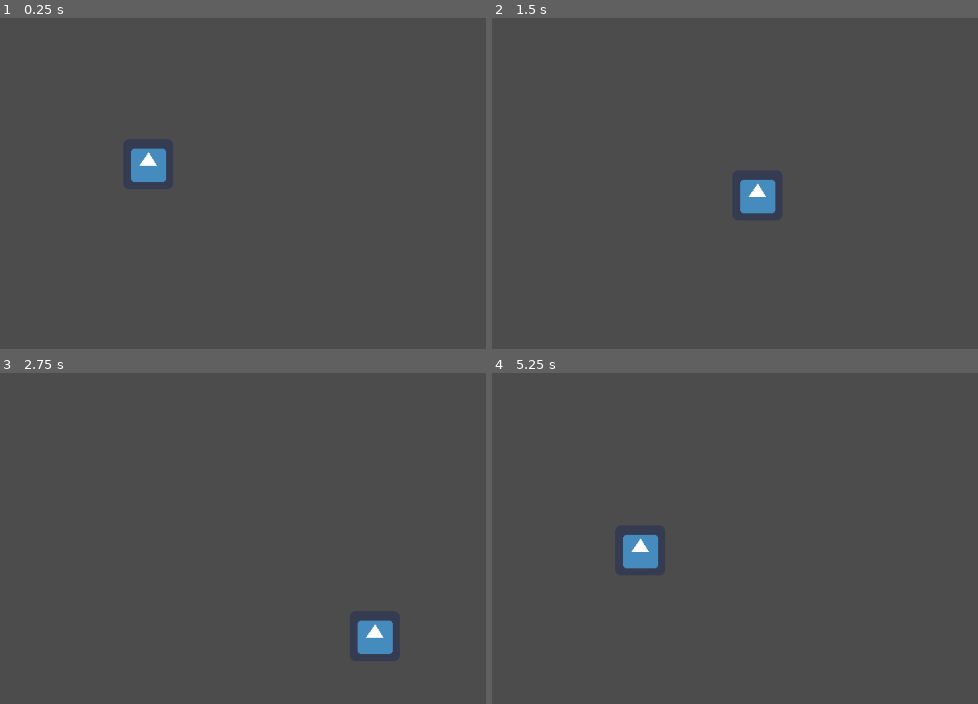
Above: before the commit, frames 1-4 (two rows, left to right).
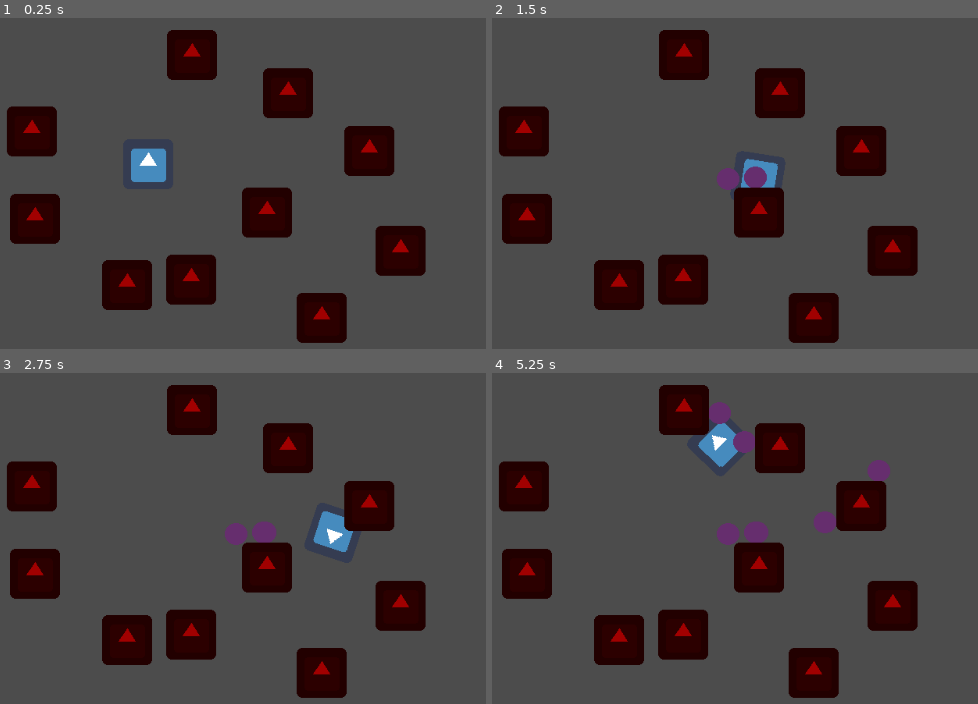
Above: after the commit, the same moments.

Repository: MetRiko/Orter
Game: Godot game, scene res://Root.tscn
Same seed, same stepped clock (60 frames per second), same inputs: the game is played once before the commit and once after it. The engine's default icon, where the game draws it, is replaced by a stand-in: a white triangle on a blue panel in a dark square.
Inputs (mouse positions are in pixels of both pictures, inside the frame that each line leads up to):
- Up to frame 1 (0.25 s): no input
- Up to frame 2 (1.5 s): tap Enter at 0.5 s; move the mouse to (outside the picture) at 0.52 s; hold Right (ui_right) 0.53-1.28 s; hold Space (shoot, bound only after the commit) 0.53-1.28 s; move the mouse to (681, 272) at 1.27 s; hold Down (ui_down) from 1.28 s (still down); tap Space (shoot, bound only after the commit) at 1.35 s
- Up to frame 3 (2.75 s): move the mouse to (427, 502) at 2.02 s; release Down (ui_down) at 2.03 s; hold Right (ui_right) from 2.03 s (still down); hold Space (shoot, bound only after the commit) from 2.03 s (still down)
- Up to frame 4 (5.25 s): move the mouse to (803, 697) at 2.77 s; release Right (ui_right) at 2.78 s; release Space (shoot, bound only after the commit) at 2.78 s; hold Up (ui_up) 2.78-3.53 s; tap Space (shoot, bound only after the commit) at 2.85, 4.35 s; move the mouse to (outside the picture) at 3.52 s; hold Space (shoot, bound only after the commit) 3.53-4.28 s; hold Left (ui_left) 3.53-5.03 s; move the mouse to (598, 535) at 4.27 s; move the mouse to (880, 604) at 5.02 s; hold Down (ui_down) from 5.03 s (still down); hold Space (shoot, bound only after the commit) from 5.03 s (still down)

The runs differ from the first frame. In frame 1, 15% of the frame differs, in the area x 1-88%, y 3-99%; in frame 2, 16%; in frame 3, 17%; in frame 4, 18%.

Commit message:
Added xD

Diff:
--- a/project/Player/Player.gd
+++ b/project/Player/Player.gd
@@ -1,4 +1,8 @@
 extends KinematicBody2D
+
+signal ourSignal
+
+var sBullet = preload("res://weapon/Bullet.tscn")
 
 var vel = Vector2()
 
@@ -14,3 +18,27 @@
 		vel.y = 1.0
 
 	move_and_slide(vel.normalized()*200.0)
+
+	#ready
+	#init
+	#enter_tree
+
+func _input(event):
+	if event.is_action_pressed("shoot"):
+		shoot()
+
+func shoot():
+
+	var bullet = sBullet.instance()
+	Game.getCurrentStage().addProjectile(bullet)
+	bullet.global_position = global_position
+
+	var vec = get_global_mouse_position() - global_position
+	vec = vec.normalized() * 10.0
+	bullet.setVelocity(vec)
+
+func _ready():
+	$Timer.connect("timeout", self, "_onTimer_timeout")
+
+func _onTimer_timeout():
+	rotate(30)
--- a/project/Player/Player.tscn
+++ b/project/Player/Player.tscn
@@ -11,10 +11,11 @@
 [node name="Player" type="KinematicBody2D"]
 
 input_pickable = false
-collision_layer = 1
+collision_layer = 2
 collision_mask = 1
 collision/safe_margin = 0.08
 script = ExtResource( 1 )
+_sections_unfolded = [ "Collision" ]
 
 [node name="CollisionShape2D" type="CollisionShape2D" parent="." index="0"]
 
@@ -23,3 +24,10 @@
 [node name="Sprite" type="Sprite" parent="." index="1"]
 
 texture = ExtResource( 2 )
+
+[node name="Timer" type="Timer" parent="." index="2"]
+
+process_mode = 1
+wait_time = 1.0
+one_shot = false
+autostart = true
--- /dev/null
+++ b/project/Stages/Level.gd
@@ -0,0 +1,4 @@
+extends Node2D
+
+func addProjectile(node):
+	$Projectiles.add_child(node)
--- a/project/Stages/Level.tscn
+++ b/project/Stages/Level.tscn
@@ -1,9 +1,57 @@
-[gd_scene load_steps=2 format=2]
+[gd_scene load_steps=4 format=2]
 
-[ext_resource path="res://Player/Player.tscn" type="PackedScene" id=1]
+[ext_resource path="res://Stages/Level.gd" type="Script" id=1]
+[ext_resource path="res://Player/Player.tscn" type="PackedScene" id=2]
+[ext_resource path="res://Tiles/Tile.tscn" type="PackedScene" id=3]
 
-[node name="Level" type="Node2D" index="0"]
+[node name="Level" type="Node2D"]
 
-[node name="Player" parent="." index="0" instance=ExtResource( 1 )]
+script = ExtResource( 1 )
+
+[node name="Player" parent="." index="0" instance=ExtResource( 2 )]
 
 position = Vector2( 255.241, 189.987 )
+
+[node name="Projectiles" type="Node2D" parent="." index="1"]
+
+[node name="Tiles" type="Node2D" parent="." index="2"]
+
+[node name="Tile" parent="Tiles" index="0" instance=ExtResource( 3 )]
+
+position = Vector2( 106, 148 )
+
+[node name="Tile2" parent="Tiles" index="1" instance=ExtResource( 3 )]
+
+position = Vector2( 110, 260 )
+
+[node name="Tile3" parent="Tiles" index="2" instance=ExtResource( 3 )]
+
+position = Vector2( 228, 345 )
+
+[node name="Tile4" parent="Tiles" index="3" instance=ExtResource( 3 )]
+
+position = Vector2( 477, 387 )
+
+[node name="Tile5" parent="Tiles" index="4" instance=ExtResource( 3 )]
+
+position = Vector2( 578, 301 )
+
+[node name="Tile6" parent="Tiles" index="5" instance=ExtResource( 3 )]
+
+position = Vector2( 310, 338 )
+
+[node name="Tile7" parent="Tiles" index="6" instance=ExtResource( 3 )]
+
+position = Vector2( 407, 252 )
+
+[node name="Tile8" parent="Tiles" index="7" instance=ExtResource( 3 )]
+
+position = Vector2( 538, 173 )
+
+[node name="Tile9" parent="Tiles" index="8" instance=ExtResource( 3 )]
+
+position = Vector2( 434, 99 )
+
+[node name="Tile10" parent="Tiles" index="9" instance=ExtResource( 3 )]
+
+position = Vector2( 311, 50 )
--- /dev/null
+++ b/project/Tiles/Tile.tscn
@@ -0,0 +1,30 @@
+[gd_scene load_steps=3 format=2]
+
+[ext_resource path="res://icon.png" type="Texture" id=1]
+
+[sub_resource type="RectangleShape2D" id=1]
+
+custom_solver_bias = 0.0
+extents = Vector2( 32.0656, 31.9576 )
+
+[node name="Tile" type="StaticBody2D"]
+
+input_pickable = false
+collision_layer = 1
+collision_mask = 0
+constant_linear_velocity = Vector2( 0, 0 )
+constant_angular_velocity = 0.0
+friction = 1.0
+bounce = 0.0
+_sections_unfolded = [ "Collision" ]
+
+[node name="Sprite" type="Sprite" parent="." index="0"]
+
+modulate = Color( 0.632813, 0, 0, 1 )
+texture = ExtResource( 1 )
+_sections_unfolded = [ "Visibility" ]
+
+[node name="CollisionShape2D" type="CollisionShape2D" parent="." index="1"]
+
+shape = SubResource( 1 )
+_sections_unfolded = [ "Transform" ]
--- a/project/project.godot
+++ b/project/project.godot
@@ -13,6 +13,10 @@
 config/name="Orter"
 run/main_scene="res://Root.tscn"
 config/icon="res://icon.png"
+
+[autoload]
+
+Game="*res://singletons/Game.tscn"
 
 [importer_defaults]
 
@@ -35,6 +39,18 @@
 "svg/scale": 1.0
 }
 
+[input]
+
+shoot=[ Object(InputEventKey,"resource_local_to_scene":false,"resource_name":"","device":0,"alt":false,"shift":false,"control":false,"meta":false,"command":false,"pressed":false,"scancode":32,"unicode":0,"echo":false,"script":null)
+, Object(InputEventMouseButton,"resource_local_to_scene":false,"resource_name":"","device":0,"alt":false,"shift":false,"control":false,"meta":false,"command":false,"button_mask":0,"position":Vector2( 0, 0 ),"global_position":Vector2( 0, 0 ),"factor":1.0,"button_index":1,"pressed":false,"doubleclick":false,"script":null)
+ ]
+
+[layer_names]
+
+2d_physics/layer_1="Tiles"
+2d_physics/layer_2="Player"
+2d_physics/layer_3="Projectiles"
+
 [rendering]
 
 quality/2d/use_pixel_snap=true
--- /dev/null
+++ b/project/singletons/Game.gd
@@ -0,0 +1,6 @@
+extends Node
+
+onready var nRoot = get_tree().get_root().get_node("Root")
+
+func getCurrentStage():
+	return nRoot.get_node("Level")
--- /dev/null
+++ b/project/singletons/Game.tscn
@@ -0,0 +1,7 @@
+[gd_scene load_steps=2 format=2]
+
+[ext_resource path="res://singletons/Game.gd" type="Script" id=1]
+
+[node name="Game" type="Node"]
+
+script = ExtResource( 1 )
--- /dev/null
+++ b/project/weapon/Bullet.gd
@@ -0,0 +1,12 @@
+extends KinematicBody2D
+
+var vel = Vector2()
+
+func setVelocity(vel):
+	self.vel = vel
+
+func _process(delta): # delta = 1/60s
+	var collision = move_and_collide(vel * delta * 60.0)
+	if collision:
+		vel = Vector2()
+#	global_position += vel * delta * 60.0
--- /dev/null
+++ b/project/weapon/Bullet.tscn
@@ -0,0 +1,26 @@
+[gd_scene load_steps=4 format=2]
+
+[ext_resource path="res://weapon/Bullet.gd" type="Script" id=1]
+[ext_resource path="res://weapon/bullet.png" type="Texture" id=2]
+
+[sub_resource type="CircleShape2D" id=1]
+
+custom_solver_bias = 0.0
+radius = 13.4055
+
+[node name="Bullet" type="KinematicBody2D" index="0"]
+
+input_pickable = false
+collision_layer = 4
+collision_mask = 1
+collision/safe_margin = 0.08
+script = ExtResource( 1 )
+_sections_unfolded = [ "Collision" ]
+
+[node name="Sprite" type="Sprite" parent="." index="0"]
+
+texture = ExtResource( 2 )
+
+[node name="CollisionShape2D" type="CollisionShape2D" parent="." index="1"]
+
+shape = SubResource( 1 )
Binary file added: project/weapon/bullet.png
Not shown, added: project/weapon/bullet.png.import
Not shown, added: .gitignore
